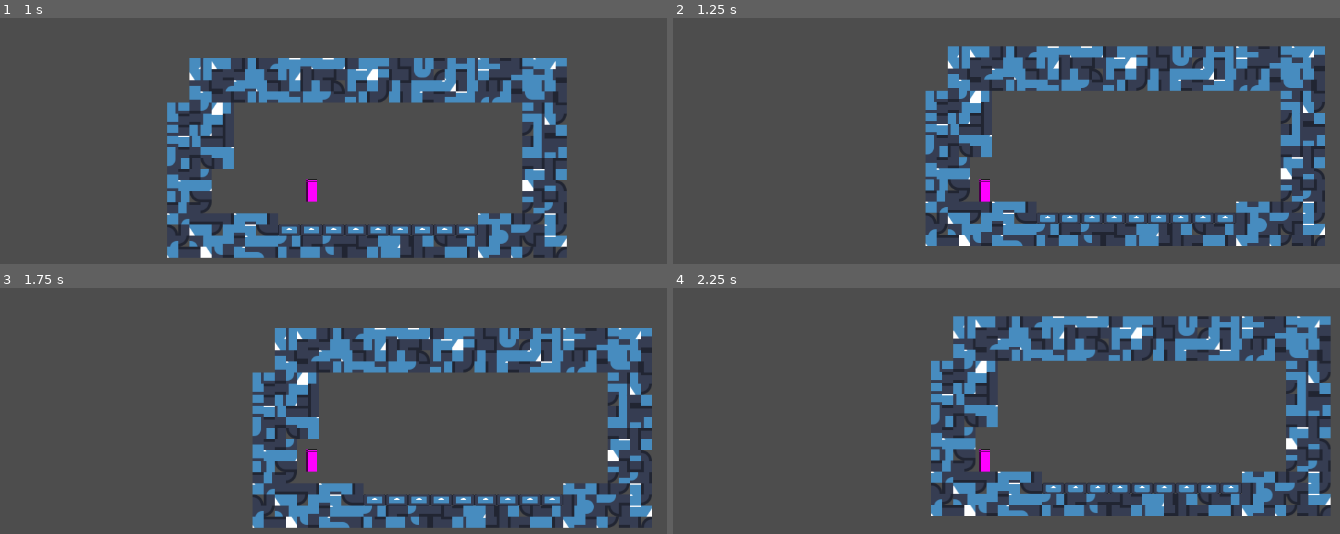
Above: before the commit, frames 1-4 (two rows, left to right).
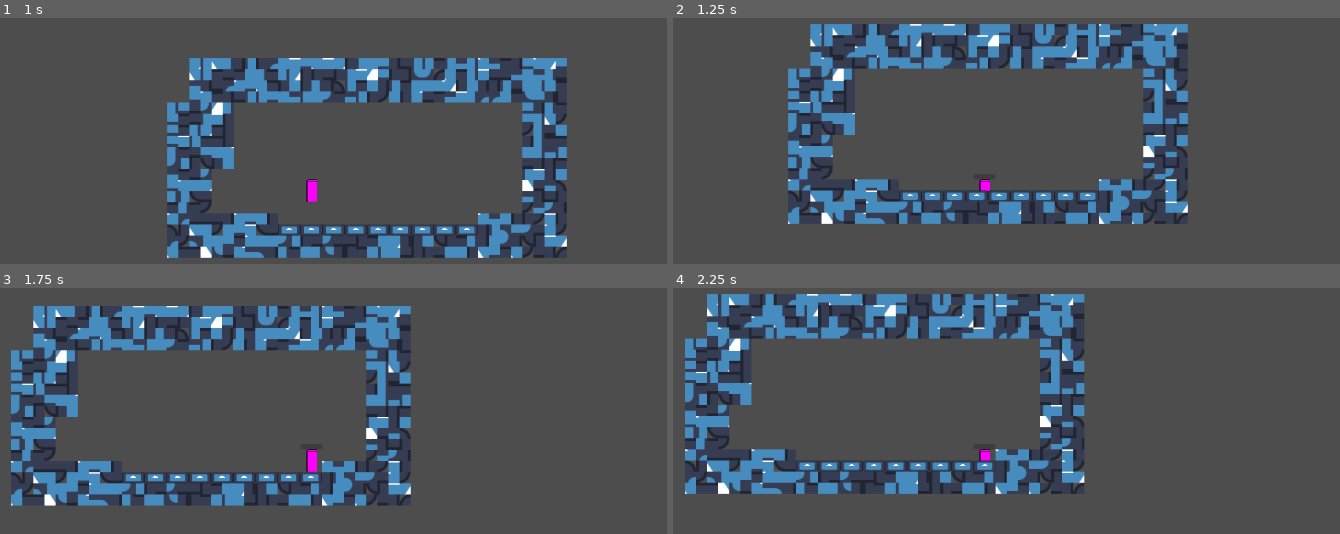
Above: after the commit, the same moments.

Repository: INV-matt/GMTK-game-jam
Game: Godot game, scene res://Levels/level_3.tscn
Same seed, same stepped clock (60 frames per second), same inputs: the game is played once before the commit and once after it. This scene is started directly instead of the project's main scene. The engine's default icon, where the game draws it, is replaced by a stand-in: a white triangle on a blue panel in a dark square.
Inputs:
- Up to frame 1 (1 s): tap Enter at 0.5 s; hold D (pl_right) from 0.53 s (still down); tap Z (pl_attack) at 0.6 s; tap Space (pl_jump) at 0.77 s
- Up to frame 2 (1.25 s): keep holding D (pl_right)
- Up to frame 3 (1.75 s): keep holding D (pl_right); tap E (pl_dash) at 1.35 s; tap Space (pl_jump) at 1.52 s
- Up to frame 4 (2.25 s): release D (pl_right) at 2.03 s; hold A (pl_left) from 2.03 s (still down); tap Tab (pl_scout) at 2.1 s

Frame 1 is identical in both runs. In frame 2, 29% of the frame differs, in the area x 17-98%, y 2-93%; in frame 3, 30%, in the area x 1-98%, y 7-98%; in frame 4, 30%.
Error after the commit: Cannot call method 'get_node' on a null value. (res://Main/Globals.gd:6)

Commit message:
Implementing lives system - Added globals

Diff:
--- a/Components/Health/health_component.gd
+++ b/Components/Health/health_component.gd
@@ -51,8 +51,6 @@
     emit_signal("death")
     if IsPlayer: SignalBus.emit_signal("player_death")
 
-    print("hi")
-
     if DestroyOnNoHealth:
       get_parent().queue_free()
   else:
--- a/Main/BodyManager.gd
+++ b/Main/BodyManager.gd
@@ -12,10 +12,10 @@
 
 func _respawnPlayer():
   playerhealth.healAll()
-  player.global_position = respawnPosition
+  Globals.player.global_position = respawnPosition
 
 func _onPlayerDeath():
-  var pos = player.global_position
+  var pos = Globals.player.global_position
 
   if pos == Vector2.ZERO:
     return
@@ -25,14 +25,13 @@
   var body = StaticBody2D.new()
   var shape: CollisionShape2D = CollisionShape2D.new()
 
-  for i in player.get_children():
+  for i in Globals.player.get_children():
     if i is CollisionShape2D:
       shape.shape = i.shape
       shape.shape.radius = i.shape.radius
       shape.shape.height = i.shape.height
 
   body.add_child(shape)
-  body.name = "BOBBY" + str(LivesManager.remainingLives)
   body.global_position = pos
 
   #print(shape)
@@ -40,20 +39,24 @@
 
   get_tree().get_root().add_child(body)
 
+
 func ResetLevel():
   var root = get_tree().get_root()
 
   for element in get_all_children(root):
-    if element is StaticBody2D && "BOBBY" in element.name: element.queue_free()
 
-    if element is Player:
-      respawnPosition = element.global_position
-      player = element
+    # if element is Player:
+    #   respawnPosition = element.global_position
+    #   player = element
 
-      for i in element.get_children():
-        if i is HealthComponent:
-          playerhealth = i
-          i.death.connect(_onPlayerDeath)
+    #   for i in element.get_children():
+    #     if i is HealthComponent:
+    #       playerhealth = i
+    #       i.death.connect(_onPlayerDeath)
+    for i in Globals.player.get_children():
+      if i is HealthComponent:
+        playerhealth = i
+        i.death.connect(_onPlayerDeath)
 
 func _ready() -> void:
   ResetLevel()
--- /dev/null
+++ b/Main/Globals.gd
@@ -0,0 +1,6 @@
+extends Node
+
+@export var player: Player
+
+func _ready() -> void:
+  player = get_node("../Main").get_node("%Player") as Player
--- a/Main/LivesManager.gd
+++ b/Main/LivesManager.gd
@@ -17,4 +17,3 @@
 
 func _handleAllLivesLost() -> void:
   print("YOU DED DED frfr")
-  BodyManager.ResetLevel()
--- a/Main/camera_movement.gd
+++ b/Main/camera_movement.gd
@@ -7,8 +7,8 @@
 var _isScouting = false
 
 func _ready() -> void:
-  SignalBus.connect("scout_enter", Callable(self, "_on_scout_enter"))
-  SignalBus.connect("scout_exit", Callable(self, "_on_scout_exit"))
+  SignalBus.scout_enter.connect(_on_scout_enter)
+  SignalBus.scout_exit.connect(_on_scout_exit)
 
 func _process(delta: float) -> void:
   if _isScouting:
--- /dev/null
+++ b/Main/death_menu.gd
@@ -0,0 +1,10 @@
+extends CanvasLayer
+
+@export var btn_Restart: Button
+
+func _ready():
+  visible = false
+
+
+func _on_restart_btn_button_down() -> void:
+  BodyManager.ResetLevel()
--- a/Main/main.tscn
+++ b/Main/main.tscn
@@ -4,7 +4,7 @@
 [ext_resource type="Script" uid="uid://jy3cw8fsadki" path="res://Main/camera_movement.gd" id="2_qvhan"]
 [ext_resource type="PackedScene" uid="uid://q2g8uqvyfrap" path="res://Enemies/Basic Enemy/basic_enemy.tscn" id="3_qvhan"]
 [ext_resource type="Script" uid="uid://djrembxkjudx2" path="res://Main/lives_container.gd" id="4_eunhr"]
-[ext_resource type="Script" uid="uid://jd6ed085tkkx" path="res://Main/choose_powers.gd" id="5_k3v36"]
+[ext_resource type="Script" uid="uid://btd4llqsti5xp" path="res://Main/death_menu.gd" id="5_k3v36"]
 
 [sub_resource type="WorldBoundaryShape2D" id="WorldBoundaryShape2D_ik0b0"]
 
@@ -96,22 +96,39 @@
 layout_mode = 2
 text = "3"
 
-[node name="ChoosePowers" type="CanvasLayer" parent="." node_paths=PackedStringArray("powers")]
+[node name="Death Menu" type="CanvasLayer" parent="." node_paths=PackedStringArray("btn_Restart")]
+process_mode = 2
+visible = false
 script = ExtResource("5_k3v36")
-powers = [null, null, null]
+btn_Restart = NodePath("MarginContainer/PanelContainer/VBoxContainer/RestartBtn")
 
-[node name="PanelContainer" type="PanelContainer" parent="ChoosePowers"]
-offset_right = 40.0
-offset_bottom = 40.0
+[node name="MarginContainer" type="MarginContainer" parent="Death Menu"]
+anchors_preset = 15
+anchor_right = 1.0
+anchor_bottom = 1.0
+grow_horizontal = 2
+grow_vertical = 2
+theme_override_constants/margin_left = 32
+theme_override_constants/margin_top = 32
+theme_override_constants/margin_right = 32
+theme_override_constants/margin_bottom = 32
 
-[node name="HBoxContainer" type="HBoxContainer" parent="ChoosePowers/PanelContainer"]
+[node name="PanelContainer" type="PanelContainer" parent="Death Menu/MarginContainer"]
 layout_mode = 2
 
-[node name="Button" type="Button" parent="ChoosePowers/PanelContainer/HBoxContainer"]
+[node name="VBoxContainer" type="VBoxContainer" parent="Death Menu/MarginContainer/PanelContainer"]
 layout_mode = 2
+alignment = 1
 
-[node name="Button2" type="Button" parent="ChoosePowers/PanelContainer/HBoxContainer"]
+[node name="Label" type="Label" parent="Death Menu/MarginContainer/PanelContainer/VBoxContainer"]
 layout_mode = 2
+theme_override_font_sizes/font_size = 64
+text = "YOU DIED"
+horizontal_alignment = 1
 
-[node name="Button3" type="Button" parent="ChoosePowers/PanelContainer/HBoxContainer"]
+[node name="RestartBtn" type="Button" parent="Death Menu/MarginContainer/PanelContainer/VBoxContainer"]
 layout_mode = 2
+size_flags_horizontal = 4
+text = "Restart"
+
+[connection signal="button_down" from="Death Menu/MarginContainer/PanelContainer/VBoxContainer/RestartBtn" to="Death Menu" method="_on_restart_btn_button_down"]
--- a/Player/player.gd
+++ b/Player/player.gd
@@ -30,6 +30,7 @@
 var movementLocked = false
 
 func _ready():
+  Globals.player = self
   _jumpVelocity = sqrt(2 * JumpHeight * _localGravity) # TODO: HARDCODED FOR NOW
 
   # TODO: Move this to after the player select their power
--- a/project.godot
+++ b/project.godot
@@ -18,6 +18,7 @@
 [autoload]
 
 SignalBus="*res://Main/SignalBus.gd"
+Globals="*res://Main/Globals.gd"
 BodyManager="*res://Main/BodyManager.gd"
 LivesManager="*res://Main/LivesManager.gd"
 
Not shown, added: Main/Globals.gd.uid
Not shown, added: Main/death_menu.gd.uid
